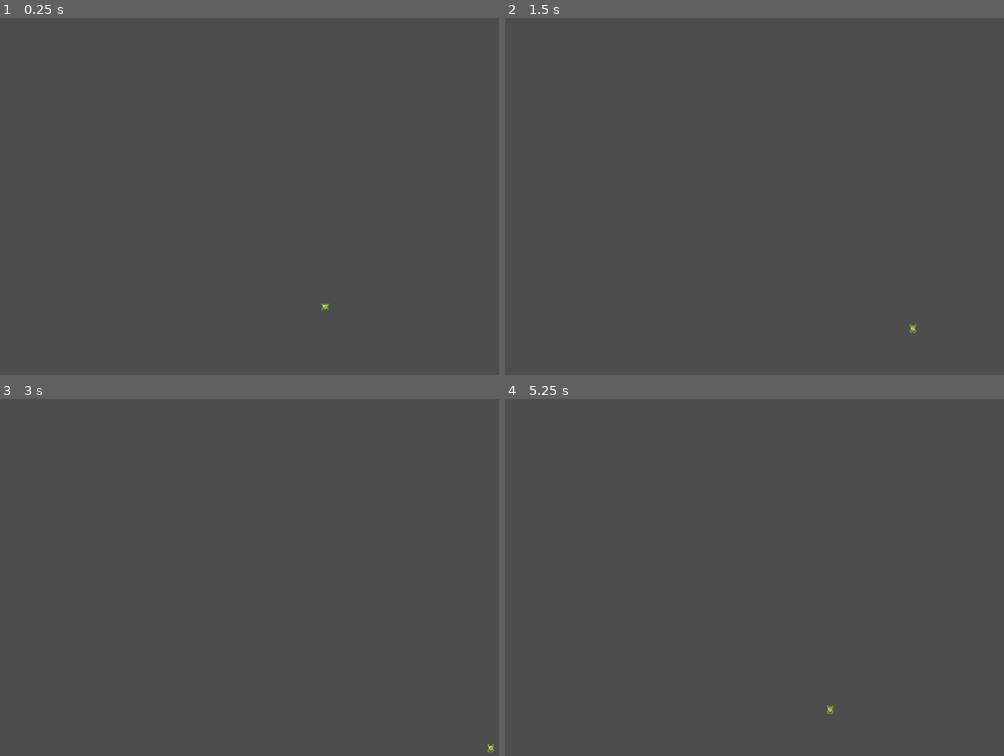
Above: before the commit, frames 1-4 (two rows, left to right).
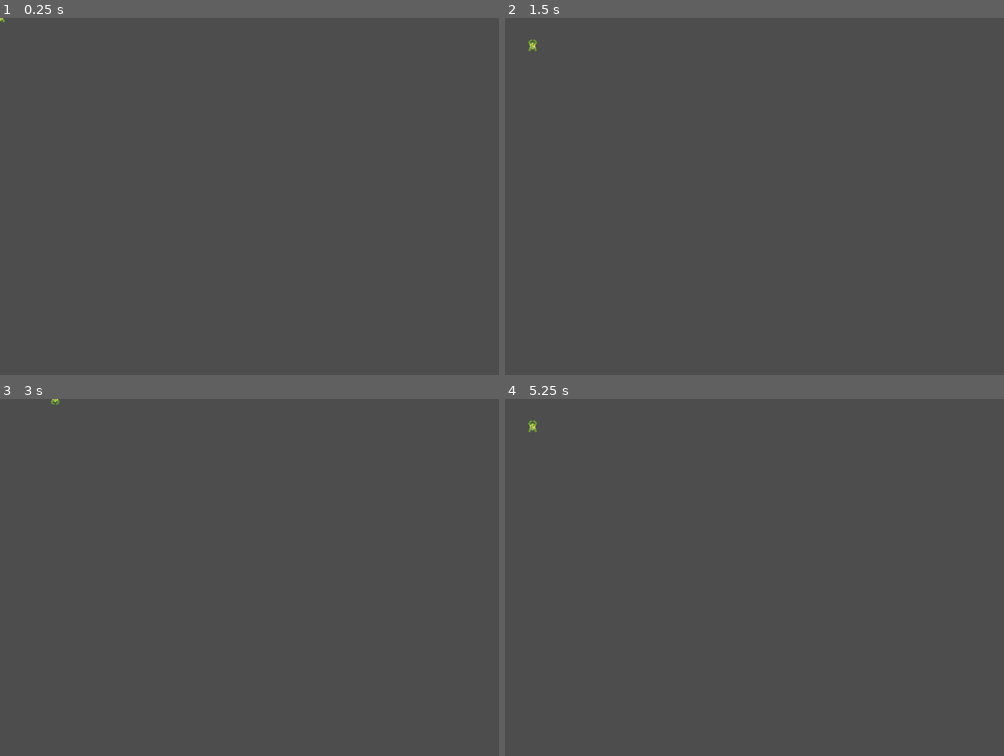
Above: after the commit, the same moments.

Repository: DianaGandarillas/Froggerp3
Game: Godot game, scene res://scenes/Player.tscn
Same seed, same stepped clock (60 frames per second), same inputs: the game is played once before the commit and once after it. The project has no main scene, so this scene is started directly.
Inputs:
- Up to frame 1 (0.25 s): no input
- Up to frame 2 (1.5 s): tap Enter at 0.5 s; hold D (right) 0.53-1.28 s; tap Space at 1.25 s; hold S (down) from 1.28 s (still down)
- Up to frame 3 (3 s): tap Enter at 2 s; release S (down) at 2.03 s; hold D (right) 2.03-2.78 s; tap Space at 2.75 s; hold W (up) from 2.78 s (still down)
- Up to frame 4 (5.25 s): tap Enter at 3.5 s; release W (up) at 3.53 s; hold A (left) 3.53-5.03 s; tap Space at 4.25 s; hold S (down) from 5.03 s (still down)

The runs differ from the first frame. In frame 1, less than 0.1% of the frame differs, in the area x 0-66%, y 0-82%; in frame 2, less than 0.1%, in the area x 4-83%, y 6-89%; in frame 3, less than 0.1%; in frame 4, less than 0.1%.

Commit message:
implementando rana

Diff:
--- a/scenes/Player.tscn
+++ b/scenes/Player.tscn
@@ -1,11 +1,38 @@
 [gd_scene format=3 uid="uid://dlx0amglvbx5k"]
 
-[ext_resource type="Script" uid="uid://p8fta1ga0idb" path="res://scripts/player.gd" id="1_p0vlq"]
-[ext_resource type="Texture2D" uid="uid://cm5bpfe27gtq3" path="res://assets/sprites/frog0000.png" id="2_v6fml"]
+[ext_resource type="Script" uid="uid://p8fta1ga0idb" path="res://scripts/player.gd" id="1_3li8b"]
+[ext_resource type="Texture2D" uid="uid://cm5bpfe27gtq3" path="res://assets/sprites/frog0000.png" id="2_mdl7e"]
+[ext_resource type="Texture2D" uid="uid://gddwf2h8amyt" path="res://assets/sprites/frog0001.png" id="3_qu4a1"]
 
-[node name="Frog" type="CharacterBody2D" unique_id=67812539]
-script = ExtResource("1_p0vlq")
+[sub_resource type="SpriteFrames" id="SpriteFrames_70d11"]
+animations = [{
+"frames": [{
+"duration": 1.0,
+"texture": ExtResource("2_mdl7e")
+}],
+"loop": false,
+"name": &"idle",
+"speed": 5.0
+}, {
+"frames": [{
+"duration": 1.0,
+"texture": ExtResource("3_qu4a1")
+}],
+"loop": false,
+"name": &"jump",
+"speed": 5.0
+}]
 
-[node name="Sprite2D" type="Sprite2D" parent="." unique_id=1584890817]
-position = Vector2(589, 524)
-texture = ExtResource("2_v6fml")
+[sub_resource type="RectangleShape2D" id="RectangleShape2D_cw2d6"]
+size = Vector2(18, 16)
+
+[node name="Player" type="CharacterBody2D" unique_id=309223163]
+script = ExtResource("1_3li8b")
+
+[node name="Sprite" type="AnimatedSprite2D" parent="." unique_id=2015655365]
+scale = Vector2(1.3125, 1.3125)
+sprite_frames = SubResource("SpriteFrames_70d11")
+animation = &"idle"
+
+[node name="CollisionShape2D" type="CollisionShape2D" parent="." unique_id=1081354367]
+shape = SubResource("RectangleShape2D_cw2d6")
--- a/scripts/player.gd
+++ b/scripts/player.gd
@@ -1,41 +1,55 @@
 extends CharacterBody2D
 
+const TILE_SIZE = 50  # tamaño de cada casilla del mapa
 
-@export var speed := 200
+@onready var sprite = $Sprite  # referencia al AnimatedSprite2D
 
-@onready var sprite := $Sprite2D
+var esta_saltando = false  # para no moverse mientras anima el salto
 
-var moving := false
+func _ready():
+	sprite.animation_finished.connect(_on_animation_finished)
+	sprite.play("idle")
 
+func _input(event):
+	# Bloqueamos input si ya está en medio de un salto
+	if esta_saltando:
+		return
 
-func _physics_process(delta: float) -> void:
-	var direction := Vector2.ZERO
+	if event.is_action_pressed("up"):
+		saltar(Vector2.UP)
+	elif event.is_action_pressed("down"):
+		saltar(Vector2.DOWN)
+	elif event.is_action_pressed("left"):
+		saltar(Vector2.LEFT)
+	elif event.is_action_pressed("right"):
+		saltar(Vector2.RIGHT)
 
-	if Input.is_action_pressed("right"):
-		direction.x += 1
-	if Input.is_action_pressed("left"):
-		direction.x -= 1
-	if Input.is_action_pressed("down"):
-		direction.y += 1
-	if Input.is_action_pressed("up"):
-		direction.y -= 1
+func saltar(direccion: Vector2):
+	esta_saltando = true
 
-	if direction != Vector2.ZERO:
-		velocity = direction.normalized() * speed
-		moving = true
-	else:
-		velocity = Vector2.ZERO
-		moving = false
+	# Mover la posición inmediatamente (movimiento por casillas)
+	position += direccion * TILE_SIZE
 
-	move_and_slide()
+	# Rotar/voltear el sprite según la dirección
+	match direccion:
+		Vector2.UP:
+			sprite.rotation_degrees = 0      # mira arriba (posición original)
+			sprite.flip_h = false
+		Vector2.DOWN:
+			sprite.rotation_degrees = 180    # mira abajo
+			sprite.flip_h = false
+		Vector2.LEFT:
+			sprite.rotation_degrees = 90     # mira a la izquierda
+			sprite.flip_h = false
+		Vector2.RIGHT:
+			sprite.rotation_degrees = -90    # mira a la derecha
+			sprite.flip_h = false
 
-	_update_sprite()
+	# Reproducir animación de salto
+	sprite.play("jump")
 
-
-
-
-func _update_sprite():
-	if moving:
-		sprite.texture = preload("res://assets/sprites/frog0001.png")
-	else:
-		sprite.texture = preload("res://assets/sprites/frog0000.png")
+func _on_animation_finished():
+	# Cuando termina el salto, volvé a idle y desbloqueá el input
+	if sprite.animation == "jump":
+		sprite.play("idle")
+		esta_saltando = false
